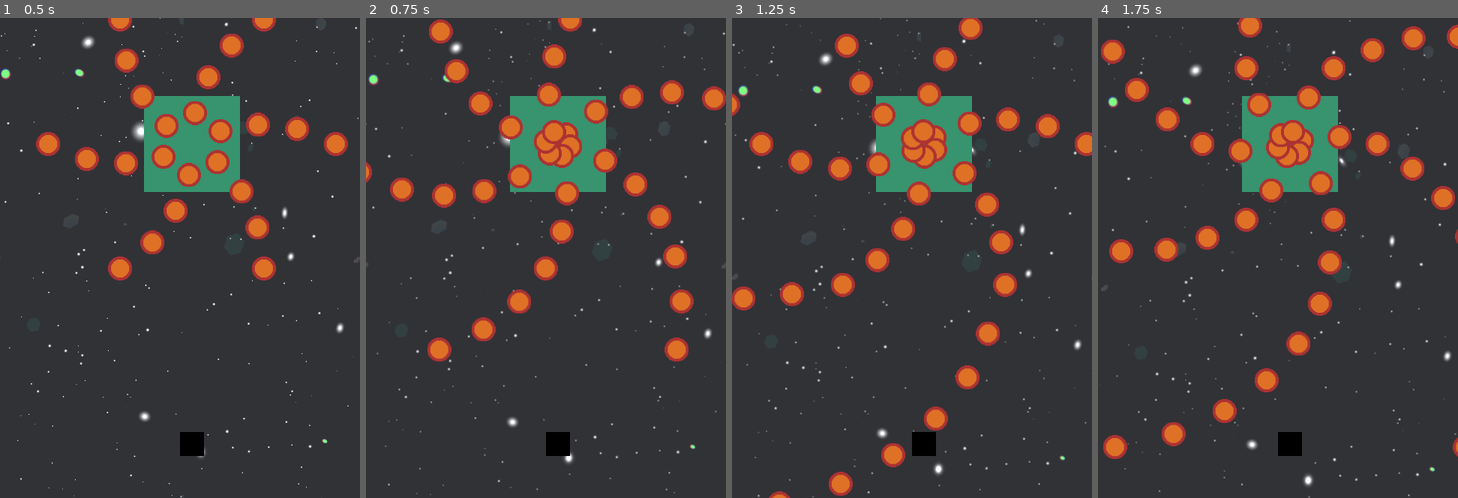
Above: before the commit, frames 1-4 (left to right).
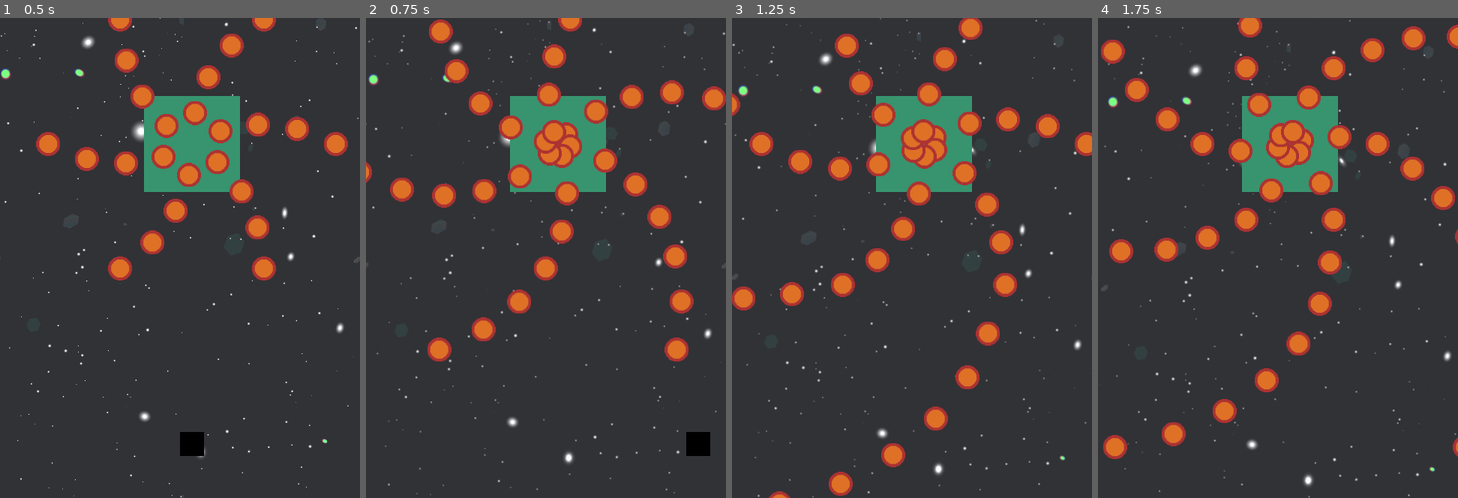
Above: after the commit, the same moments.

Repository: freaky-skynet/GAME_openSourceSW
Game: Godot game, scene res://world.tscn
Two runs of this game, one before a commit and one after it. Both use one fixed random seed, a clock stepped at 60 frames per second and the inputs below.
Inputs:
- Up to frame 1 (0.5 s): no input
- Up to frame 2 (0.75 s): hold Right (right) from 0.53 s (still down); tap X (dash, bound only after the commit) at 0.6 s
- Up to frame 3 (1.25 s): keep holding Right (right); tap Shift (dash, bound only before the commit) at 0.8 s
- Up to frame 4 (1.75 s): release Right (right) at 1.28 s; hold Down (down) from 1.28 s (still down); tap Shift (dash, bound only before the commit) at 1.35 s; tap X (dash, bound only after the commit) at 1.55 s

Frame 1 is identical in both runs. In frame 2, 0.7% of the frame differs, in the area x 50-96%, y 86-92%; in frame 3, 0.3%; in frame 4, 0.3%.
Error before the commit: Attempt to call function 'update_last_direction' in base 'null instance' on a null instance. (res://player.gd:14)

Commit message:
fix: world conflict resolved

Diff:
--- a/project.godot
+++ b/project.godot
@@ -61,6 +61,6 @@
 }
 dash={
 "deadzone": 0.2,
-"events": [Object(InputEventKey,"resource_local_to_scene":fa …(140 unchanged characters)… d":false,"keycode":0,"physical_keycode":4194325,"key_label":0,"unicode":0,"location":0,"echo":false,"script":null)
+"events": [Object(InputEventKey,"resource_local_to_scene":fa …(140 unchanged characters)… d":false,"keycode":0,"physical_keycode":88,"key_label":0,"unicode":120,"location":0,"echo":false,"script":null)
 ]
 }
--- a/world.tscn
+++ b/world.tscn
@@ -1,12 +1,13 @@
 [gd_scene format=3 uid="uid://yx3vex85r052"]
 
-[ext_resource type="Script" uid="uid://gnmxsp6re104" path="res://scrolling_background.gd" id="1_pkg7o"]
+[ext_resource type="Script" path="res://scrolling_background.gd" id="1_pkg7o"]
 [ext_resource type="PackedScene" uid="uid://b62tm8kkr02e8" path="res://player.tscn" id="1_tlwt5"]
 [ext_resource type="PackedScene" uid="uid://d3ycgff47exhc" path="res://boss.tscn" id="2_aqk2v"]
 [ext_resource type="Texture2D" uid="uid://7stv1167tm41" path="res://background_temp.jpg" id="2_gbfbk"]
 [ext_resource type="PackedScene" uid="uid://dapetvp7r0k4m" path="res://player_bullet_manager.tscn" id="3_aqk2v"]
 [ext_resource type="PackedScene" uid="uid://s3dfv18bdqsl" path="res://boss_bullet_manager.tscn" id="4_036b0"]
 [ext_resource type="PackedScene" uid="uid://c3dr625gnv3pa" path="res://combo_manager.tscn" id="4_dwbse"]
+[ext_resource type="Script" uid="uid://dte7o7thdwyv4" path="res://player_dash.gd" id="4_gbfbk"]
 
 [node name="World" type="Node2D" unique_id=41328882]
 
@@ -24,6 +25,16 @@
 [node name="Player" parent="ObjectLayer" unique_id=1361347147 instance=ExtResource("1_tlwt5")]
 position = Vector2(256, 568)
 
+[node name="PlayerDash" type="Node" parent="ObjectLayer/Player" unique_id=1292072977]
+script = ExtResource("4_gbfbk")
+
+[node name="DashDurationTimer" type="Timer" parent="ObjectLayer/Player" unique_id=1172587178]
+wait_time = 0.15
+one_shot = true
+
+[node name="DashCooldownTimer" type="Timer" parent="ObjectLayer/Player" unique_id=1903489169]
+one_shot = true
+
 [node name="Boss" parent="ObjectLayer" unique_id=574752634 instance=ExtResource("2_aqk2v")]
 position = Vector2(256, 168)
 
Not shown, added: 
